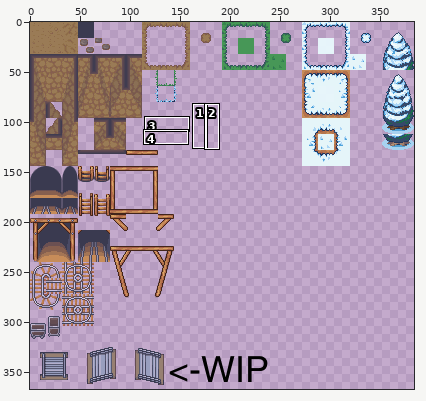
One commit to this sprite sheet: assets/tilesets/Caves_And_Mountains_16x16.png. Above: a wide view before the commit, with the close-up outlined.
Close-up. Old version:
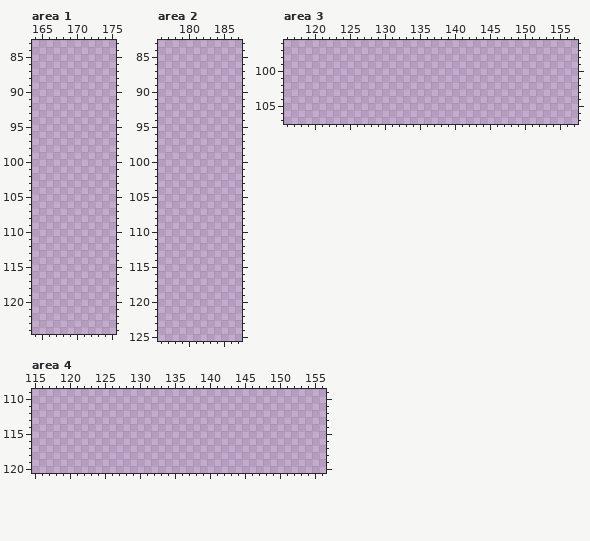
The file is 384x384 pixels. Pixels under 10% opacity are left out. Colours within 5 levels of each other are drawn and written as one. Shown: area 1: x 164..175, y 83..124; area 2: x 176..187, y 83..125; area 3: x 116..157, y 96..107; area 4: x 115..156, y 109..120. The wide view leaves out empty margins. The commit also changed other parts of the picture, which this record leaves out.
The same view after the edit:
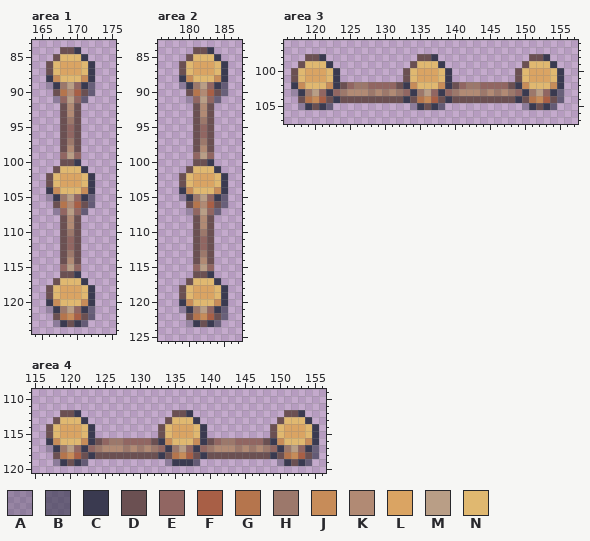
Palette (. is transparent): A #3a3a5054  B #3a3a50a8  C #3a3a50  D #6b5052  E #916662  F #a85f46  G #b5754d  H #9c786b  J #c78c59  K #b18a74  L #daa463  M #b99e86  N #e0b870
Difference:
--- area 1
@@ x 164..175 @@
  83 ............
- 84 ............
- 85 ............
- 86 ............
- 87 ............
- 88 ............
- 89 ............
- 90 ............
- 91 ............
- 92 ............
- 93 ............
- 94 ............
- 95 ............
- 96 ............
- 97 ............
- 98 ............
- 99 ............
-100 ............
-101 ............
-102 ............
-103 ............
-104 ............
-105 ............
-106 ............
-107 ............
-108 ............
-109 ............
-110 ............
-111 ............
-112 ............
-113 ............
-114 ............
-115 ............
-116 ............
-117 ............
-118 ............
-119 ............
-120 ............
-121 ............
-122 ............
-123 ............
+ 84 ....DDC.....
+ 85 ...DNNNC....
+ 86 ..DNLLLNC...
+ 87 ..DNLLLNC...
+ 88 ..CJNNNJC...
+ 89 ..ACHMECB...
+ 90 ...DGKFDB...
+ 91 ...AEMEB....
+ 92 ....DKD.....
+ 93 ....DKD.....
+ 94 ....DHD.....
+ 95 ....DED.....
+ 96 ....DED.....
+ 97 ....DHD.....
+ 98 ....DKD.....
+ 99 ....EME.....
+100 ....DDC.....
+101 ...DNNNC....
+102 ..DNLLLNC...
+103 ..DNLLLNC...
+104 ..CJNNNJC...
+105 ..ACHMECB...
+106 ...DGKFDB...
+107 ...AEMEB....
+108 ....DKD.....
+109 ....DKD.....
+110 ....DHD.....
+111 ....DED.....
+112 ....DED.....
+113 ....DHD.....
+114 ....DKD.....
+115 ....EME.....
+116 ....DDC.....
+117 ...DNNNC....
+118 ..DNLLLNC...
+119 ..DNLLLNC...
+120 ..CJNNNJC...
+121 ..ACHMECB...
+122 ...DGJFDB...
+123 ...ACDCB....
 124 ............
--- area 2
@@ x 176..187 @@
  83 ............
- 84 ............
- 85 ............
- 86 ............
- 87 ............
- 88 ............
- 89 ............
- 90 ............
- 91 ............
- 92 ............
- 93 ............
- 94 ............
- 95 ............
- 96 ............
- 97 ............
- 98 ............
- 99 ............
-100 ............
-101 ............
-102 ............
-103 ............
-104 ............
-105 ............
-106 ............
-107 ............
-108 ............
-109 ............
-110 ............
-111 ............
-112 ............
-113 ............
-114 ............
-115 ............
-116 ............
-117 ............
-118 ............
-119 ............
-120 ............
-121 ............
-122 ............
-123 ............
+ 84 .....DDC....
+ 85 ....DNNNC...
+ 86 ...DNLLLNC..
+ 87 ...DNLLLNC..
+ 88 ...CJNNNJC..
+ 89 ...ACHMECB..
+ 90 ....DGKFDB..
+ 91 ....AEMEB...
+ 92 .....DKD....
+ 93 .....DKD....
+ 94 .....DHD....
+ 95 .....DED....
+ 96 .....DED....
+ 97 .....DHD....
+ 98 .....DKD....
+ 99 .....EME....
+100 .....DDC....
+101 ....DNNNC...
+102 ...DNLLLNC..
+103 ...DNLLLNC..
+104 ...CJNNNJC..
+105 ...ACHMECB..
+106 ....DGKFDB..
+107 ....AEMEB...
+108 .....DKD....
+109 .....DKD....
+110 .....DHD....
+111 .....DED....
+112 .....DED....
+113 .....DHD....
+114 .....DKD....
+115 .....EME....
+116 .....DDC....
+117 ....DNNNC...
+118 ...DNLLLNC..
+119 ...DNLLLNC..
+120 ...CJNNNJC..
+121 ...ACHMECB..
+122 ....DGJFDB..
+123 ....ACDCB...
 124 ............
--- area 3
@@ x 116..157 @@
  97 ..........................................
- 98 ..........................................
- 99 ..........................................
-100 ..........................................
-101 ..........................................
-102 ..........................................
-103 ..........................................
-104 ..........................................
-105 ..........................................
+ 98 ...DDC.............DDC.............DDC....
+ 99 ..DNNNC...........DNNNC...........DNNNC...
+100 .DNLLLNC.........DNLLLNC.........DNLLLNC..
+101 .DNLLLNC.........DNLLLNC.........DNLLLNC..
+102 .CJNNNJCDEHHEEEEDCJNNNJCDEHHEEEEDCJNNNJC..
+103 .ACHMECEHKKKHKHKHECHMECEHKKKHKHKHECHMECB..
+104 ..DGJFDCDDDDDDDDDCDGJFDCDDDDDDDDDCDGJFDB..
+105 ..ACDCB...........ACDCB...........ACDCB...
 106 ..........................................
--- area 4
@@ x 115..156 @@
 111 ..........................................
-112 ..........................................
-113 ..........................................
-114 ..........................................
-115 ..........................................
-116 ..........................................
-117 ..........................................
-118 ..........................................
-119 ..........................................
+112 ....DDC.............DDC.............DDC...
+113 ...DNNNC...........DNNNC...........DNNNC..
+114 ..DNLLLNC.........DNLLLNC.........DNLLLNC.
+115 ..DNLLLNC.........DNLLLNC.........DNLLLNC.
+116 ..CJNNNJCDEHHEEEEDCJNNNJCDEHHEEEEDCJNNNJC.
+117 ..ACHMECEHKKKHKHKHECHMECEHKKKHKHKHECHMECB.
+118 ...DGJFDCDDDDDDDDDCDGJFDCDDDDDDDDDCDGJFDB.
+119 ...ACDCB...........ACCCB...........ACDCB..
 120 ..........................................
